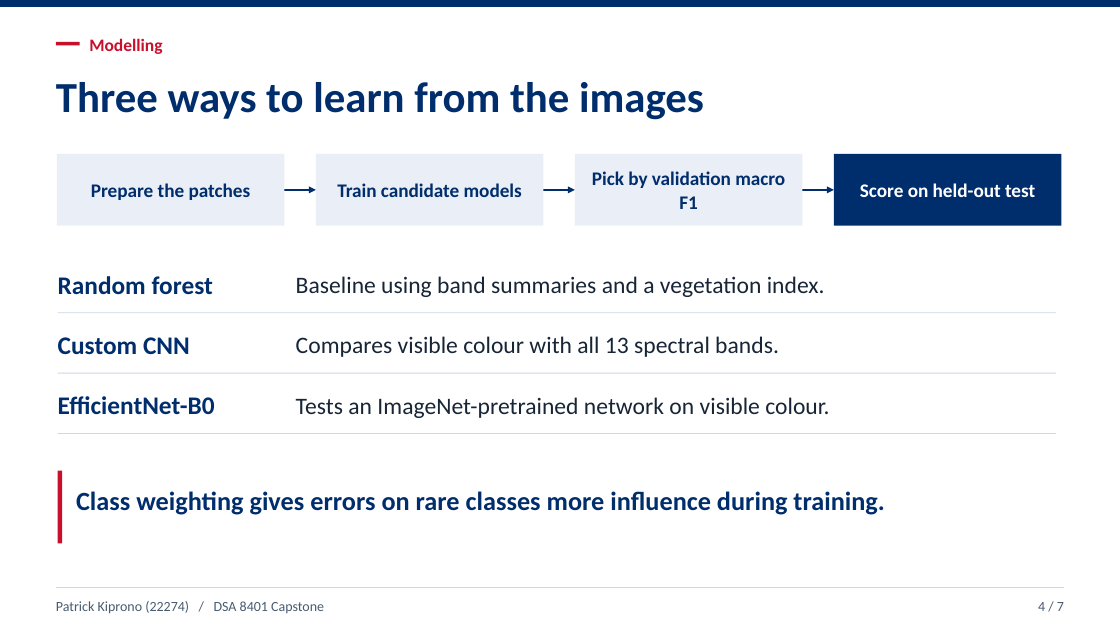
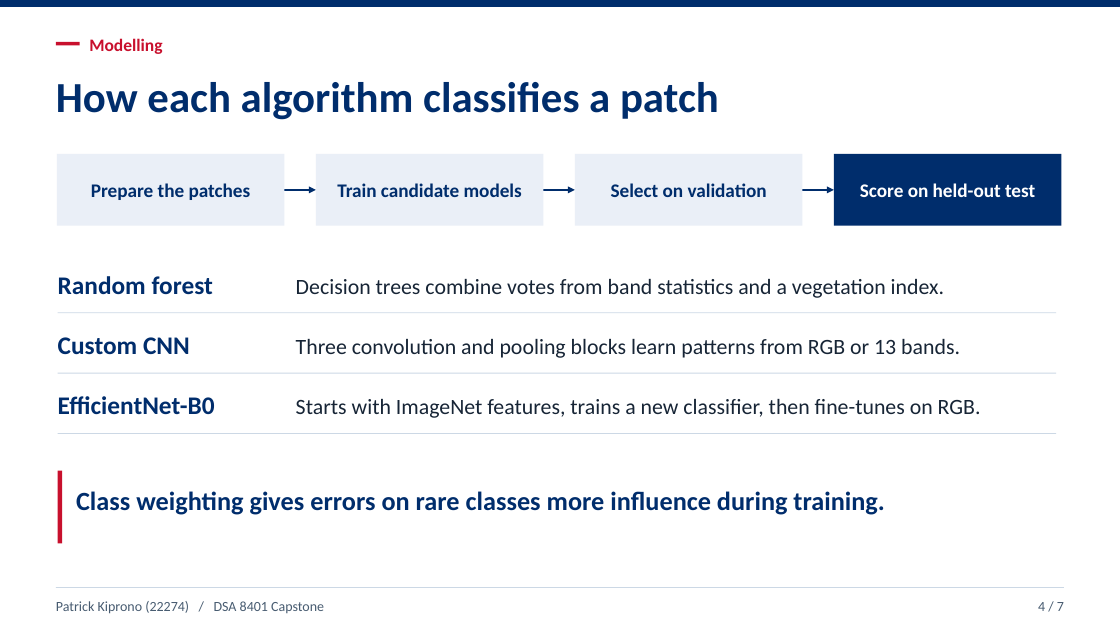
Before and after one commit to kipronopato/EuroSAT_LULC_Capstone, a slide deck: slide 4 of deliverables/EuroSAT_Capstone_5_Minute_Presentation.pptx. Drawn at 1120x630 pixels with LibreOffice and Linux fonts; fonts in the diff are those of the drawing. Boxes give left, top, right and bottom in pixels: in the first picture for what was removed or moved away, otherwise in the second. Text is boxed around its words. In the diff, an @@ line names an element or a change of style, - is before the commit and + after.

Commit message:
Explain algorithms and deployment in the capstone deck

```diff
--- a/deliverables/EuroSAT_Capstone_5_Minute_Presentation.pptx
+++ b/deliverables/EuroSAT_Capstone_5_Minute_Presentation.pptx
@@ text at [56,82,719,120]: text changed @@
-Three ways to learn from the images
+How each algorithm classifies a patch
@@ text at [611,183,767,197]: text changed @@
-Pick by validation macro F1
+Select on validation
@@ text at [296,279,944,298]: text changed; size 20.2 to 18.8 pt @@
-Baseline using band summaries and a vegetation index.
+Decision trees combine votes from band statistics and a vegetation index.
@@ text at [296,339,960,358]: text changed; size 20.2 to 18.8 pt @@
-Compares visible colour with all 13 spectral bands.
+Three convolution and pooling blocks learn patterns from RGB or 13 bands.
@@ text at [296,399,981,418]: text changed; size 20.2 to 18.8 pt @@
-Tests an ImageNet-pretrained network on visible colour.
+Starts with ImageNet features, trains a new classifier, then fine-tunes on RGB.
```
Also in this commit, not shown: 2 other slides changed.
